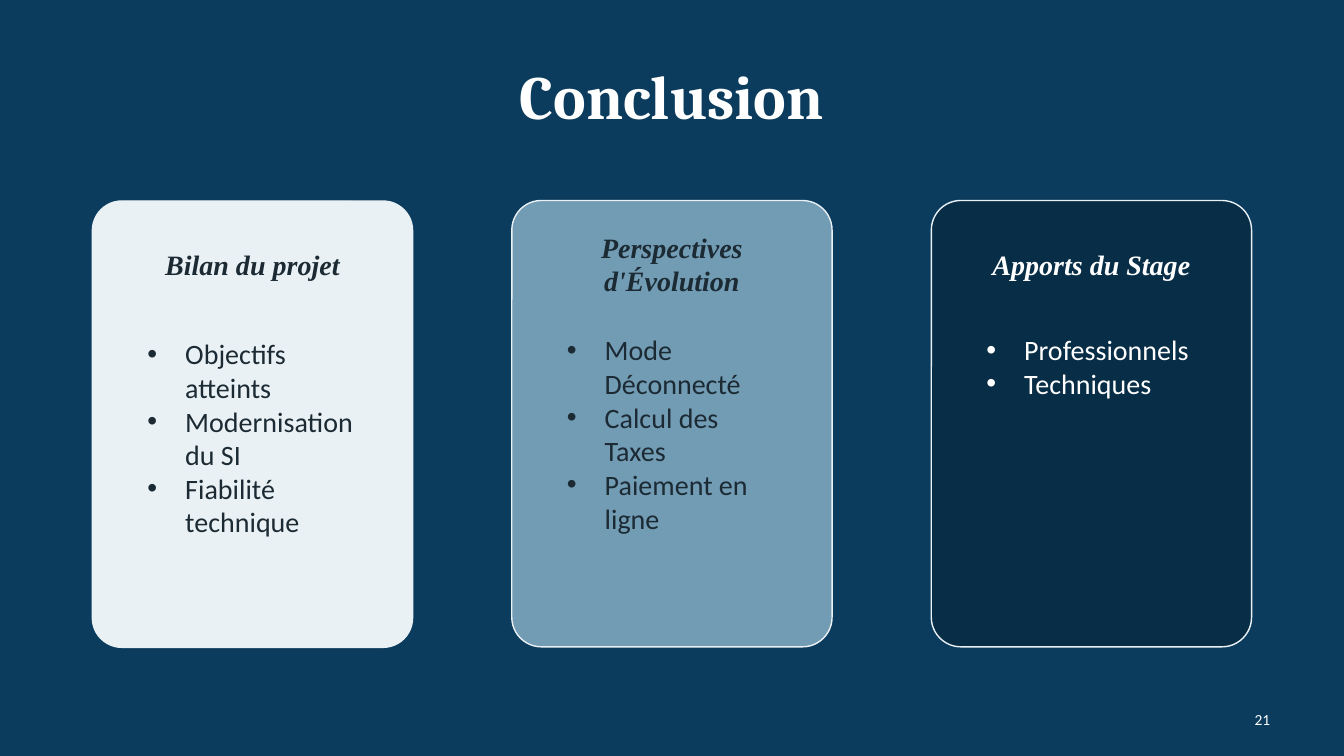
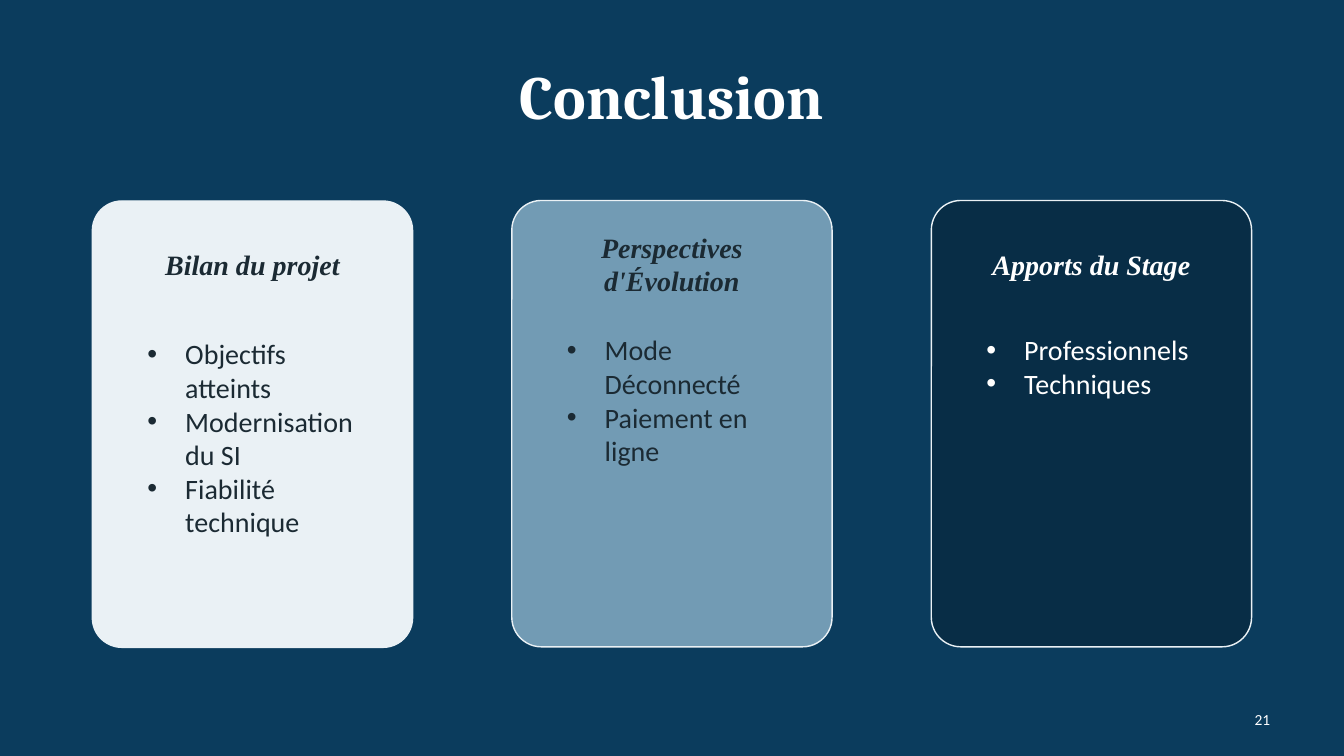
Before and after one commit to LaithSama/AUXIDRIVE, a slide deck: slide 24 of Sources/Conception et developpement d'une application de gestion d'assurance automobile - soutenance.pptx. Drawn at 1344x756 pixels with LibreOffice and Linux fonts; fonts in the diff are those of the drawing. Boxes give left, top, right and bottom in pixels: in the first picture for what was removed or moved away, otherwise in the second. Text is boxed around its words. In the diff, an @@ line names an element or a change of style, - is before the commit and + after.

```diff
--- a/Sources/Conception et developpement d'une application de gestion d'assurance automobile - soutenance.pptx
+++ b/Sources/Conception et developpement d'une application de gestion d'assurance automobile - soutenance.pptx
@@ text at (x1=605, y1=408, x2=719, y2=461): paragraph removed @@
-• Calcul des Taxes
```
Also in this commit, not shown: 2 other slides changed, 25 other files.
